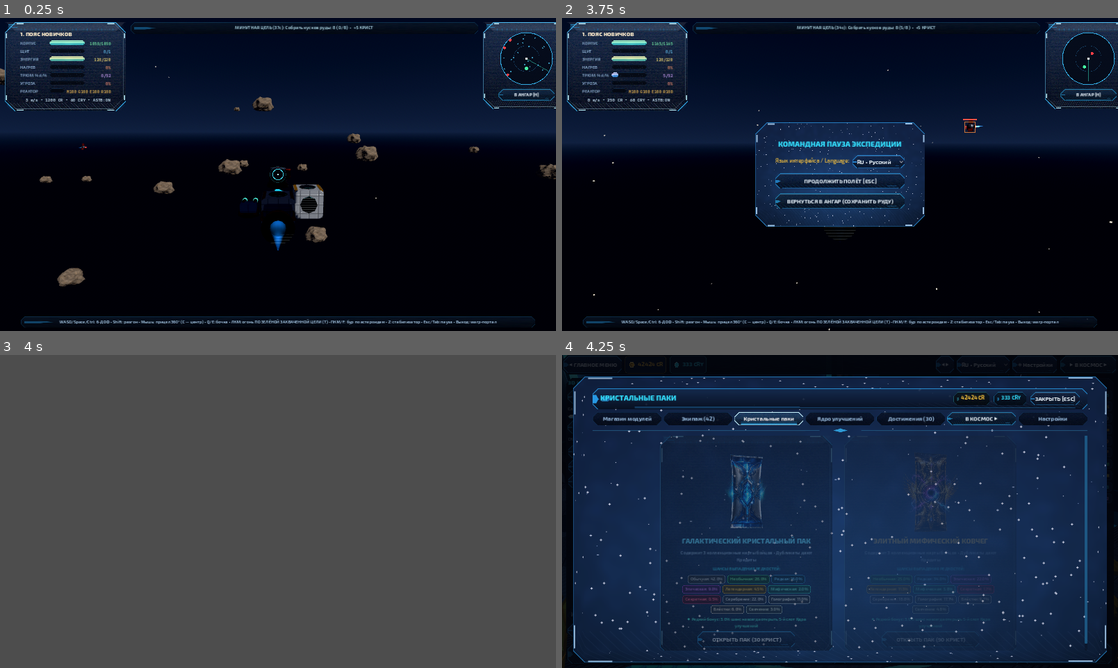
Above: before the commit, frames 1-4 (two rows, left to right).
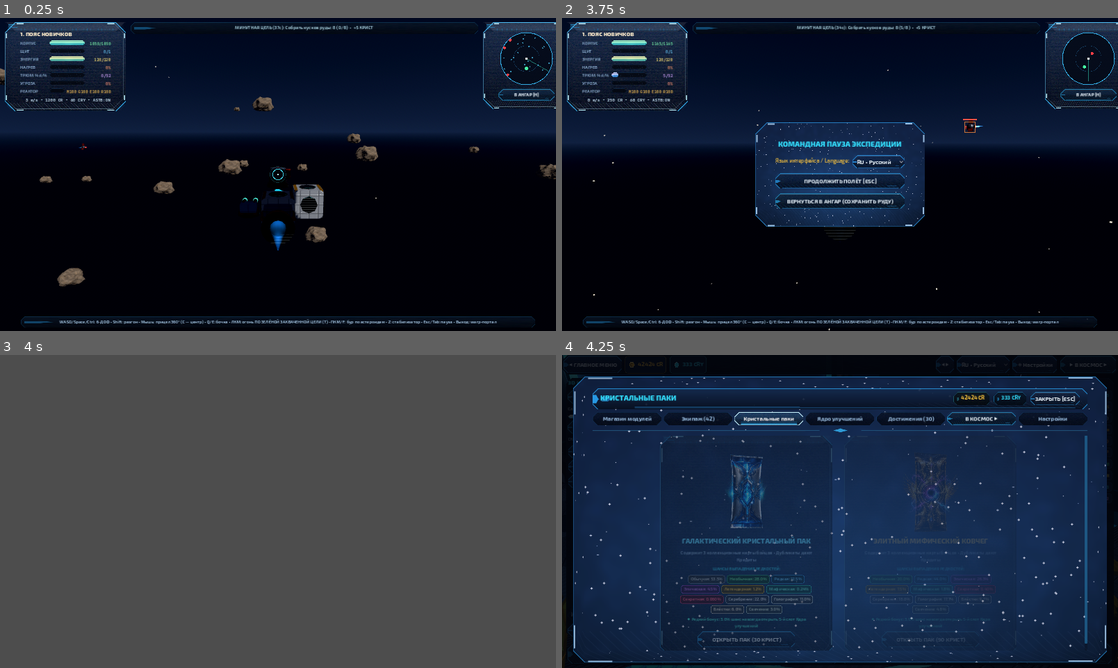
Above: after the commit, the same moments.

Repository: Ritmirchic/Roblox
Game: Godot game, scene res://tests/TestScene.tscn
Same seed, same stepped clock (60 frames per second), same inputs: the game is played once before the commit and once after it. This scene is started directly instead of the project's main scene.
Inputs (mouse positions are in pixels of both pictures, inside the frame that each line leads up to):
- Up to frame 1 (0.25 s): no input
- Up to frame 2 (3.75 s): tap Enter at 0.5 s; move the mouse to (867, 174) at 0.52 s; hold Q 0.53-1.28 s; hold W from 0.53 s (still down); click (867, 174) at 0.67 s; tap Space at 0.77, 1.52, 3.02 s; move the mouse to (812, 174) at 1.27 s; tap E at 1.35 s; move the mouse to (851, 168) at 2.02 s; tap R at 2.1 s; move the mouse to (834, 180) at 2.77 s; tap X at 2.85 s; click (834, 180) at 2.92 s; move the mouse to (878, 177) at 3.52 s; tap Tab at 3.6 s
- Up to frame 3 (4 s): keep holding W; tap Space at 3.77 s
- Up to frame 4 (4.25 s): keep holding W

Frames 1-3 are identical in both runs. In frame 4, 0.2% of the frame differs, in the area x 21-78%, y 70-80%.

Commit message:
Honest collector odds + pilot-escalation portrait rig
Drop economy (the actual root cause of "Legendary/Mythic/Secret everywhere"):
- PackManager standard pack re-weighted to a real collector ladder:
  Common 53.5 / Uncommon 28 / Rare 12.5 / Epic 4.5 / Legendary 1.2 /
  Mythic 0.24 / Secret 0.06 (was: top tiers ~48% of a 3-card pack).
- Vault (elite) box now starts at Rare and pays Rare 44 / Epic 26.3 /
  Legendary 7.5 / Mythic 1.8 / Secret 0.4 - no commons, but no free top tier.
- Combat salvage stopped being a uniform draw over every card of rarity >= 2
  (Secret was 8.3% per print!). GameData now owns an explicit combat ladder
  (Rare 62 / Epic 30 / Legendary 7 / Mythic 1, heavy-wing variant
  46/34/16/4), roll_salvage_rarity() to read it, salvage_chance() 0.62/0.26,
  and SALVAGE_PRINTS_PER_EXPEDITION = 2; SpaceExpedition3D honours the cap,
  treats the guaranteed-leader salvage as the heavy wing, and can only walk
  the pool *down* to Rare, so Secret is unreachable from combat.
- HangarStationPanels prints odds with the precision they deserve
  (_odds_text: two/three decimals under 1%) so a 0.06% Secret is never
  rounded up into a flattering "0.1%". Disclosed odds still come from
  PackManager.get_probability_table(), i.e. the table the engine rolls.
- tests: pytest test_rarity_ladder_is_a_collector_ladder + engine
  _test_drop_odds_are_honest() (samples 6000/3000 real rolls against the
  published percentages, sweeps the whole salvage range for Secret).

Portrait rig (v2.4.0 art contract: every card is a pilot, rarer = more brutal):
- visor cut into the helmet widened ear-to-ear with its bezel; optic strips
  re-proportioned into a lit visor stripe pair instead of two headlights.
- emissive energy and bloom re-tuned so trim keeps its colour at card size
  (no more white blow-out on Common/Uncommon busts).
- studio rig escalates with the ladder: fill and rim lamps get hotter as the
  armour gets darker, so elite silhouettes peel off a storm-black sky.
- pose discipline: torso twist and camera yaw are damped by brutality, so an
  elite squares up to the lens (confrontation) instead of turning a profile,
  and the crop easing stops the chest swinging out of the lower band.

Co-authored-by: arena-agent <297053741+arena-agent@users.noreply.github.com>

Diff:
--- a/project.godot
+++ b/project.godot
@@ -12,7 +12,7 @@
 
 config/name="SPACE MINER: BUILD & CONQUER"
 config/description="3D Modular Spaceship Construction, Physics-Based Space Flight, Asteroid Mining, Combat & Collectible Crew Card Game."
-config/version="2.3.0"
+config/version="2.4.0"
 run/main_scene="res://scenes/main/Main.tscn"
 config/features=PackedStringArray("4.3", "GL Compatibility")
 boot_splash/bg_color=Color(0.0235, 0.0392, 0.0941, 1)
--- a/scripts/autoload/GameData.gd
+++ b/scripts/autoload/GameData.gd
@@ -50,6 +50,43 @@
 		"tint": Color(0.86, 1.00, 0.96), "sheen": 0.30, "glow": 1.0, "prism": 0.25, "sparkle": 0.30, "metal": 0.14,
 	},
 }
+
+# ── Combat salvage rarity ladder ─────────────────────────────────────────────
+# A sector kill pays out a *print*, not the end of the chase. Salvage rolls Rare
+# and Epic almost always, Legendary now and then, Mythic only off a heavy
+# response-wing leader - and never Secret: the top of the binder stays a pack
+# exclusive, so farming a hot sector cannot mint what the vault hoards.
+const SALVAGE_RARITY_WEIGHTS: Dictionary = {
+	"Rare": 62.0, "Epic": 30.0, "Legendary": 7.0, "Mythic": 1.0,
+}
+const SALVAGE_RARITY_WEIGHTS_HEAVY: Dictionary = {
+	"Rare": 46.0, "Epic": 34.0, "Legendary": 16.0, "Mythic": 4.0,
+}
+const SALVAGE_PRINTS_PER_EXPEDITION: int = 2
+
+
+func roll_salvage_rarity(roll: float, heavy: bool) -> String:
+	## Maps a uniform 0..1 roll onto the salvage ladder. A pure function so the
+	## test suite can sweep every bucket and prove a Secret never comes out.
+	var w: Dictionary = SALVAGE_RARITY_WEIGHTS_HEAVY if heavy else SALVAGE_RARITY_WEIGHTS
+	var total := 0.0
+	for r in RARITY_ORDER:
+		total += float(w.get(r, 0.0))
+	if total <= 0.0:
+		return "Rare"
+	var pick := clampf(roll, 0.0, 0.999999) * total
+	var accum := 0.0
+	for r in RARITY_ORDER:
+		accum += float(w.get(r, 0.0))
+		if pick < accum:
+			return r
+	return "Rare"
+
+
+func salvage_chance(heavy: bool) -> float:
+	## Drop chance on an elite leader's wreck, before the per-expedition cap.
+	return 0.62 if heavy else 0.26
+
 
 const RESOURCES: Dictionary = {
 	"iron": {
--- a/scripts/autoload/PackManager.gd
+++ b/scripts/autoload/PackManager.gd
@@ -11,13 +11,15 @@
 		"cards_count": 3,
 		"art": "res://assets/cards/pack_standard.png",
 		"weights": {
-			"Common": 42.0,
-			"Uncommon": 26.0,
-			"Rare": 16.0,
-			"Epic": 9.0,
-			"Legendary": 4.5,
-			"Mythic": 2.0,
-			"Secret": 0.5,
+			# A collector ladder, not a giveaway: one Legendary per ~80 cards,
+			# a Secret per ~1700. These are the exact numbers the station shows.
+			"Common": 53.5,
+			"Uncommon": 28.0,
+			"Rare": 12.5,
+			"Epic": 4.5,
+			"Legendary": 1.2,
+			"Mythic": 0.24,
+			"Secret": 0.06,
 		}
 	},
 	"elite": {
@@ -27,13 +29,15 @@
 		"cards_count": 3,
 		"art": "res://assets/cards/pack_elite.png",
 		"weights": {
+			# The vault box pays far better per card and never prints a Common,
+			# but a Secret is still a 1-in-250-per-card event.
 			"Common": 0.0,
-			"Uncommon": 25.0,
-			"Rare": 34.0,
-			"Epic": 22.0,
-			"Legendary": 11.5,
-			"Mythic": 5.8,
-			"Secret": 1.7,
+			"Uncommon": 20.0,
+			"Rare": 44.0,
+			"Epic": 26.3,
+			"Legendary": 7.5,
+			"Mythic": 1.8,
+			"Secret": 0.4,
 		}
 	}
 }
--- a/scripts/space/SpaceExpedition3D.gd
+++ b/scripts/space/SpaceExpedition3D.gd
@@ -66,6 +66,7 @@
 var _return_guidance_t: float = 0.0
 # Sector threat: mining and killing pull response wings onto the player.
 var _threat: float = 0.0
+var _salvage_prints: int = 0        # collectible prints claimed this expedition
 var _response_cd: float = 16.0
 var _wings_called: int = 0
 var _threat_hot: bool = false
@@ -323,8 +324,15 @@
 		_spawn_kill_shockwave(world_pos)
 	if not en.elite:
 		return
-	if bool(en.get_meta("salvage_guaranteed", false)) or randf() < 0.30:
-		_grant_salvage_card(world_pos)
+	# A leader of a heavy response wing always pays a print; everyone else rolls
+	# the normal chance. Either way an expedition caps out, so a hot sector can be
+	# hunted for loot but never farmed into a binder.
+	var heavy := bool(en.get_meta("salvage_guaranteed", false))
+	if _salvage_prints >= GameData.SALVAGE_PRINTS_PER_EXPEDITION:
+		return
+	if heavy or randf() < GameData.salvage_chance(heavy):
+		_salvage_prints += 1
+		_grant_salvage_card(world_pos, heavy)
 
 
 # Elite kills get a set-piece read: an expanding command ring over the wreck.
@@ -356,12 +364,19 @@
 	tw.tween_callback(ring.queue_free)
 
 
-# Elite wing leaders carry collectible prints: combat feeds the card chase.
-func _grant_salvage_card(at: Vector3) -> void:
+# Elite wing leaders carry collectible prints: combat feeds the card chase -
+# on its own ladder (see GameData.roll_salvage_rarity), which stops at Mythic
+# and only reaches it when a heavy wing leader is the one that died.
+func _grant_salvage_card(at: Vector3, heavy: bool = false) -> void:
+	var ri := GameData.RARITY_ORDER.find(GameData.roll_salvage_rarity(randf(), heavy))
 	var pool: Array[Dictionary] = []
-	for c in GameData.crew_cards:
-		if GameData.RARITY_ORDER.find(str(c["rarity"])) >= 2:
-			pool.append(c)
+	while ri >= 2 and pool.is_empty():
+		var want: String = GameData.RARITY_ORDER[ri]
+		for c in GameData.crew_cards:
+			if str(c["rarity"]) == want:
+				pool.append(c)
+		if pool.is_empty():
+			ri -= 1
 	if pool.is_empty():
 		return
 	var pick: Dictionary = pool[randi() % pool.size()]
--- a/scripts/ui/HangarStationPanels.gd
+++ b/scripts/ui/HangarStationPanels.gd
@@ -6,6 +6,17 @@
 signal panel_closed
 
 var current_tab: String = ""
+
+
+static func _odds_text(pct: float) -> String:
+	## Disclosed odds are printed with the precision they deserve: anything under one
+	## percent keeps two or three decimals, so a 0.06% Secret is never rounded up into
+	## a flattering "0.1%".
+	if pct < 0.1:
+		return "%.3f%%" % pct
+	if pct < 1.0:
+		return "%.2f%%" % pct
+	return "%.1f%%" % pct
 var standalone_settings_mode: bool = false
 
 var _modal_box: PanelContainer
@@ -886,7 +897,7 @@
 			var chip := PanelContainer.new()
 			chip.add_theme_stylebox_override("panel", ThemeHelper.make_pill_style(rcol.darkened(0.78), rcol, 6, 8, 3))
 			var cl := Label.new()
-			cl.text = "%s: %.1f%%" % [L.rarity_name(r), pct]
+			cl.text = "%s: %s" % [L.rarity_name(r), _odds_text(pct)]
 			cl.add_theme_font_size_override("font_size", 12)
 			cl.add_theme_color_override("font_color", rcol.lightened(0.28))
 			chip.add_child(cl)
@@ -904,7 +915,7 @@
 			fchip.add_theme_stylebox_override("panel", ThemeHelper.make_pill_style(
 				Color(fcol.r * 0.14, fcol.g * 0.16, fcol.b * 0.20, 0.92), fcol, 6, 8, 3))
 			var fl := Label.new()
-			fl.text = "%s: %.1f%%" % [L.foil_name(str(fid)), fpct]
+			fl.text = "%s: %s" % [L.foil_name(str(fid)), _odds_text(fpct)]
 			fl.add_theme_font_size_override("font_size", 12)
 			fl.add_theme_color_override("font_color", fcol.lightened(0.24))
 			fchip.add_child(fl)
--- a/tests/TestRunner.gd
+++ b/tests/TestRunner.gd
@@ -31,6 +31,7 @@
 	_test_ui_skin_kit()
 	_test_reactor_governor_and_market()
 	await _test_card_foils_and_lock_combat()
+	await _test_drop_odds_are_honest()
 	await _test_achievement_hall3d()
 
 	print("=== TEST SUMMARY: %d PASSED, %d FAILED ===" % [_passed, _failed])
@@ -1352,3 +1353,70 @@
 				narrow_labels.append("%s(w=%.1f, txt='%s')" % [lbl.name, lbl.size.x, lbl.text.left(18)])
 	for child in node.get_children():
 		_scan_ui_subtree_invariants(child, bad_scales, narrow_labels)
+
+
+# 16. Drop odds: the table the station shows IS the table the engine rolls, and
+# the rare end of the ladder stays rare in practice, not just on paper.
+func _test_drop_odds_are_honest() -> void:
+	var order: Array[String] = GameData.RARITY_ORDER
+	# --- the disclosed table is exactly the weight dictionary ---------------
+	var probs: Dictionary = PackManager.get_probability_table("standard")
+	var wstd: Dictionary = PackManager.PACK_TYPES["standard"]["weights"]
+	var wsum := 0.0
+	for r in order:
+		wsum += float(wstd.get(r, 0.0))
+	var table_exact := true
+	for r in order:
+		var want: float = float(wstd.get(r, 0.0)) / maxf(0.0001, wsum) * 100.0
+		table_exact = table_exact and absf(float(probs[r]) - want) < 0.001
+	_check(table_exact, "Disclosed pack percentages are computed from the live weight table")
+
+	# --- the roller can only ever return what the table says ----------------
+	var only_epic := true
+	for i in range(24):
+		only_epic = only_epic and PackManager._roll_rarity({"Epic": 5.0}) == "Epic"
+	_check(only_epic, "Rarity roll is driven purely by the supplied weight table")
+
+	# --- 6000 real rolls must reproduce the disclosed odds ------------------
+	var rolls := 6000
+	var counts := {}
+	for r in order:
+		counts[r] = 0
+	var elite_secret := 0
+	var we: Dictionary = PackManager.PACK_TYPES["elite"]["weights"]
+	for i in range(rolls):
+		var picked: String = PackManager._roll_rarity(wstd)
+		counts[picked] = int(counts[picked]) + 1
+	for i in range(int(rolls / 2)):
+		if PackManager._roll_rarity(we) == "Secret":
+			elite_secret += 1
+	var top_measured := (float(counts["Legendary"]) + float(counts["Mythic"]) + float(counts["Secret"])) / float(rolls) * 100.0
+	var top_disclosed := float(probs["Legendary"]) + float(probs["Mythic"]) + float(probs["Secret"])
+	_check(absf(float(counts["Common"]) / float(rolls) * 100.0 - float(probs["Common"])) < 5.0, "Measured Common rate matches the disclosed odds")
+	_check(absf(float(counts["Rare"]) / float(rolls) * 100.0 - float(probs["Rare"])) < 5.0, "Measured Rare rate matches the disclosed odds")
+	_check(top_measured > 0.2 and top_measured < 5.0, "Legendary-or-better lands %.2f%% of standard pulls (disclosed %.2f%%)" % [top_measured, top_disclosed])
+	_check(elite_secret <= 30, "The vault box prints a Secret at most once in ~170 elite cards")
+
+	# --- combat salvage: capped ladder, never the binder top -----------------
+	var sweep := 999
+	var secret_seen := false
+	var mythic_light := 0
+	var mythic_heavy := 0
+	for i in range(sweep + 1):
+		var rr := float(i) / float(sweep)
+		var light: String = GameData.roll_salvage_rarity(rr, false)
+		var heavy: String = GameData.roll_salvage_rarity(rr, true)
+		if light == "Secret" or heavy == "Secret":
+			secret_seen = true
+		if light == "Mythic":
+			mythic_light += 1
+		if heavy == "Mythic":
+			mythic_heavy += 1
+	_check(not secret_seen, "No salvage roll in the whole 0..1 range can print a Secret")
+	_check(mythic_light <= int(sweep * 0.02), "A plain elite leader almost never drops a Mythic print")
+	_check(mythic_heavy > mythic_light, "Only a heavy response wing leader makes a Mythic print likelier")
+	_check(GameData.salvage_chance(true) > GameData.salvage_chance(false), "Heavy wings also guarantee the drop more often")
+	_check(GameData.SALVAGE_PRINTS_PER_EXPEDITION >= 1 and GameData.SALVAGE_PRINTS_PER_EXPEDITION <= 3, "Salvage prints per expedition stay inside a sane cap")
+	var exp_src := FileAccess.get_file_as_string("res://scripts/space/SpaceExpedition3D.gd")
+	_check(exp_src.contains("GameData.SALVAGE_PRINTS_PER_EXPEDITION"), "The expedition honours the salvage cap")
+	_check(exp_src.contains("GameData.roll_salvage_rarity(randf(), heavy)"), "The expedition rolls the salvage ladder")
Not shown, changed: RELEASE_NOTES.md
Not shown, changed: installer/space_miner_setup.iss
Not shown, changed: tests/test_assets_and_spec.py
Not shown, changed: tools/crew_robot.py
Not shown, changed: tools/render_crew_portraits.py
